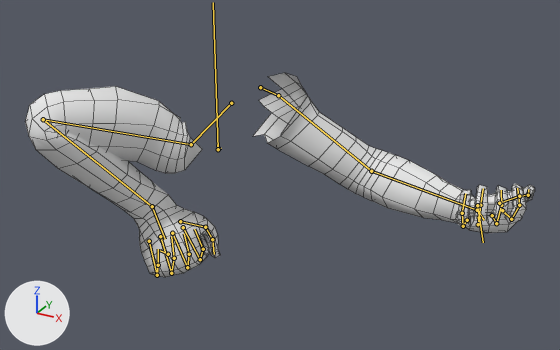
Renders of the FBX model 0_Final Exports/FirstPersonModel+Animations/Animations/Fork/Anim_Fork_Attack.fbx from each side of a commit.
Both versions are drawn from a 50 mm camera at (0.687, -1.054, 0.505) aimed at (0.118, -0.02, -0.012). The lights are fixed; the arrows at lower left show +X, +Y and +Z. Both versions are drawn at frame 16 of the action 'Scene'; the numbers are the values there. The bones that bend it are drawn over the model as lines. Mesh edges are drawn as thin lines.

Names of what the first picture shows: 'main_char.001'.
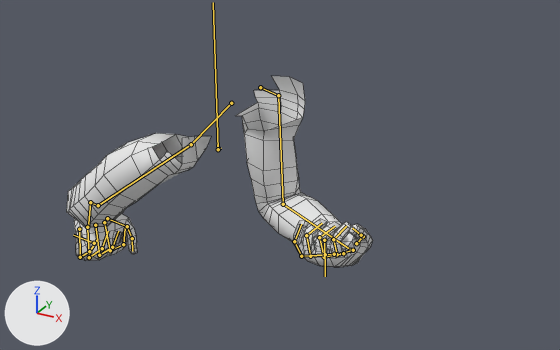
Commit message: moved mohamads animation

Location of each change, [x1, y1, x2, y2] in pixels of the pictures (560 x 350 px):
'main_char.001', posed (40% narrower, 6% shorter): before [25, 73, 535, 277]; after [67, 76, 373, 267]
bone 'Shoulder.L', root to tip: before (278, 95) to (371, 171); after (278, 95) to (283, 204)
bone 'Forearm.L', root to tip: before (371, 171) to (477, 210); after (283, 204) to (351, 250)
bone 'Wrist.L', root to tip: before (477, 210) to (484, 220); after (351, 250) to (335, 256)
bone 'Shoulder.R', root to tip: before (191, 144) to (43, 119); after (191, 144) to (98, 205)
bone 'Forearm.R', root to tip: before (43, 119) to (152, 206); after (98, 205) to (90, 202)
bone 'Wrist.R', root to tip: before (152, 206) to (165, 239); after (90, 202) to (88, 229)

The edits, one by one:
Bone 'Shoulder.L' (bone_shoulder_l) turns from (-50, 27, 14) to (9, 40, 52) degrees about its own x, y and z.
Bone 'Forearm.L' (bone_forearm_l) turns from (-19, 0, 2) to (-59, 3, 5) degrees about its own x, y and z.
Bone 'Wrist.L' (bone_wrist_l) turns from (71, -125, -37) to (-28, -72, 79) degrees about its own x, y and z.
Bone 'Shoulder.R' (bone_shoulder_r) turns from (135, -61, -74) to (-66, -154, 31) degrees about its own x, y and z.
Bone 'Forearm.R' (bone_forearm_r) turns from (-115, -9, -6) to (-13, 0, -1) degrees about its own x, y and z.
Bone 'Wrist.R' (bone_wrist_r) turns from (-4, -4, 74) to (40, 38, 162) degrees about its own x, y and z.
